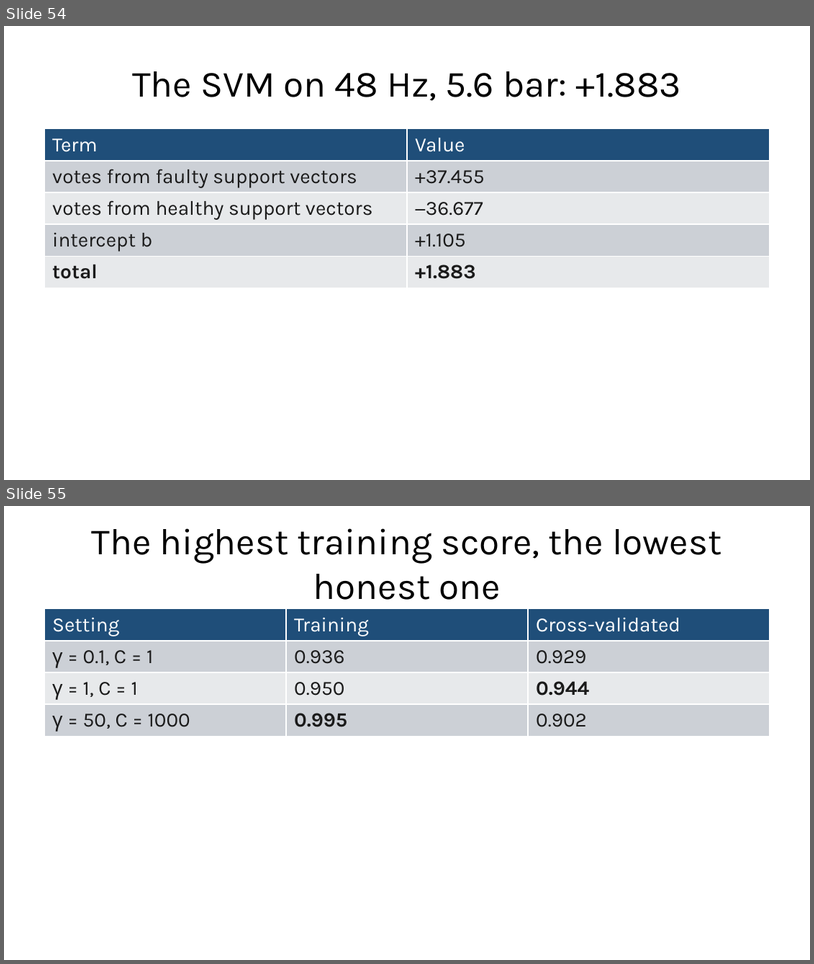
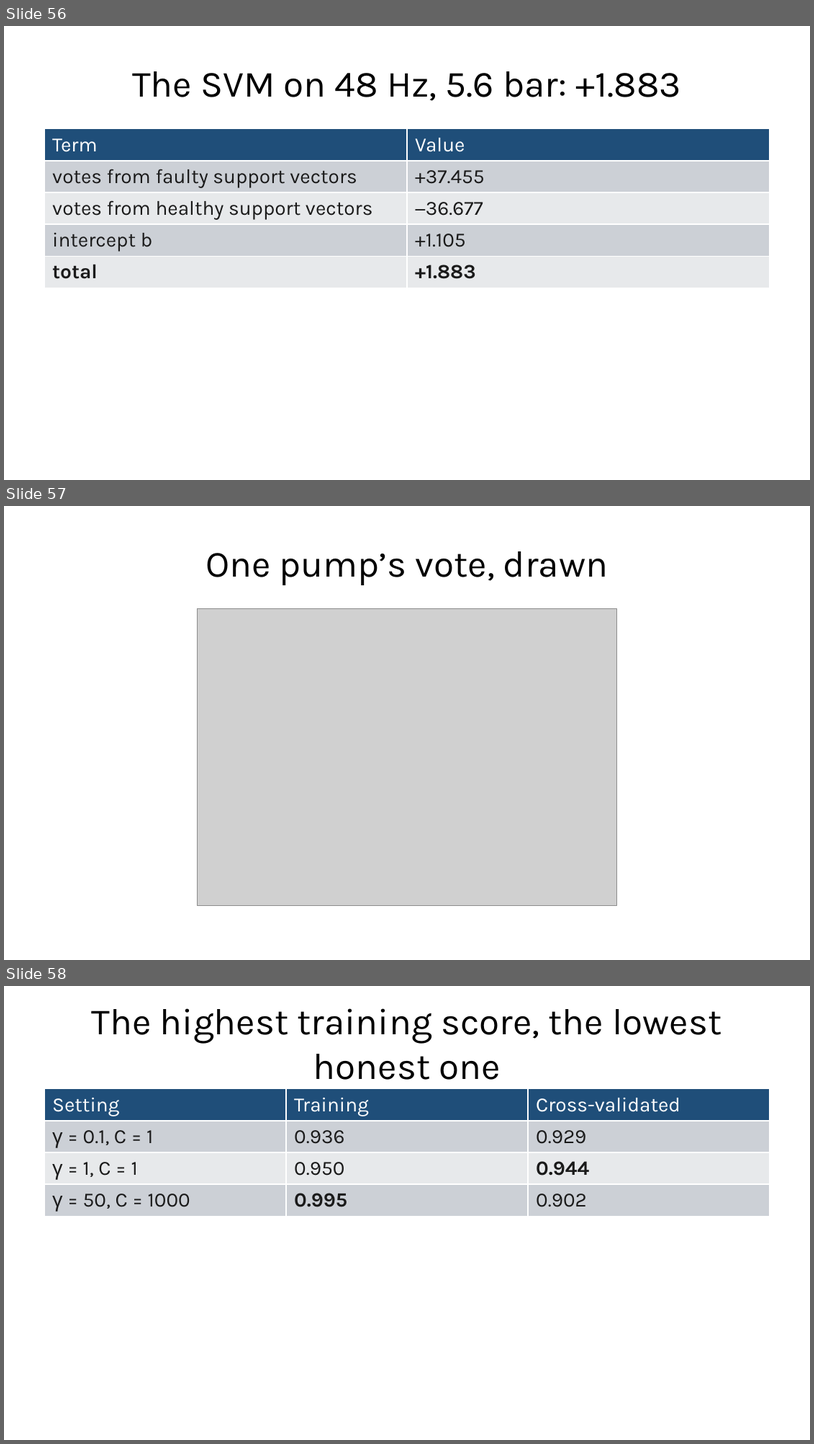
Before and after one commit to fabioantonini/technologies-for-artificial-intelligence, a slide deck: Lessons/06_knn_naive_bayes_svm/Slides/knn_naive_bayes_svm_slides.pptx. Shown one above the other, each under a label of ours: slides 54 and 55 before the commit, slides 56, 57 and 58 after it. The pictures are 814x964 and 814x1444 pixels, drawn with LibreOffice and Linux fonts; fonts in the diff are those of the drawing; grey boxes stand for pictures; background and template pictures are left out. Boxes give left, top, right and bottom in pixels: in the first picture for what was removed or moved away, otherwise in the second. Text is boxed around its words. In the diff, an @@ line names an element or a change of style, - is before the commit and + after.

```diff
--- a/Lessons/06_knn_naive_bayes_svm/Slides/knn_naive_bayes_svm_slides.pptx
+++ b/Lessons/06_knn_naive_bayes_svm/Slides/knn_naive_bayes_svm_slides.pptx
@@ slide 57 added at [4, 506, 810, 960], background #FFFFFF @@
@@ title added at [206, 551, 608, 585], 33 pt, text #1A1A1A @@
+One pump’s vote, drawn
@@ picture added at [198, 609, 617, 905] @@
@@ what was slide 54 is now slide 56 @@
@@ what was slide 55 is now slide 58 @@
```
Also in this commit, not shown: 3 other slides added, 11 other files.
